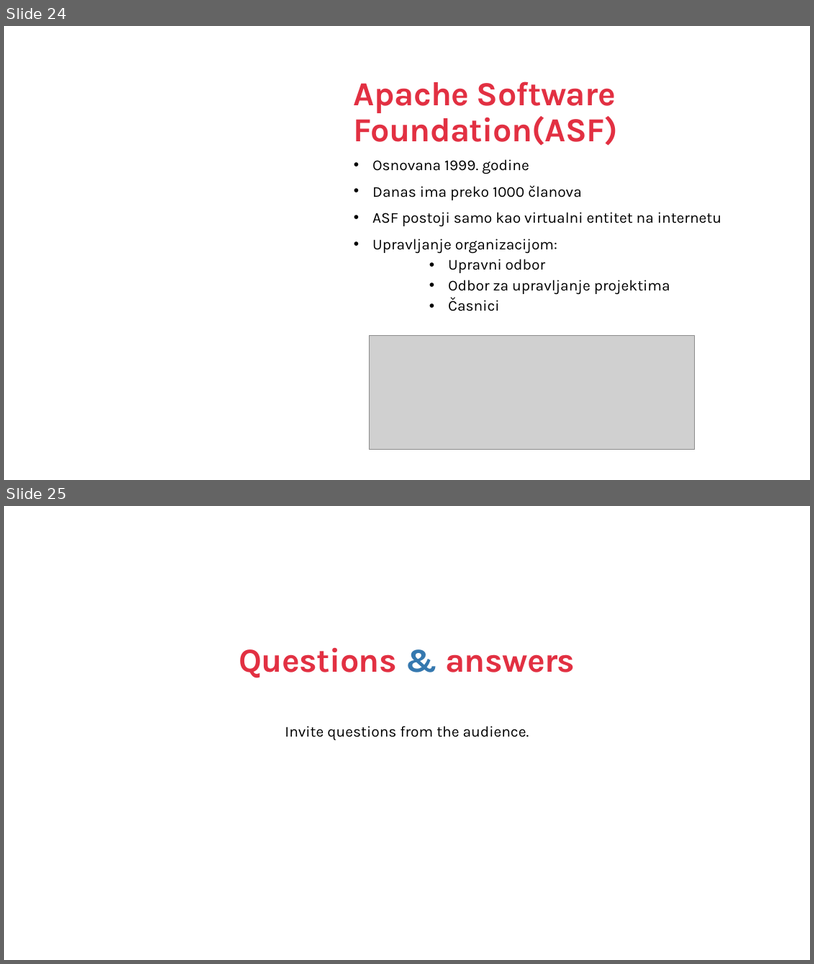
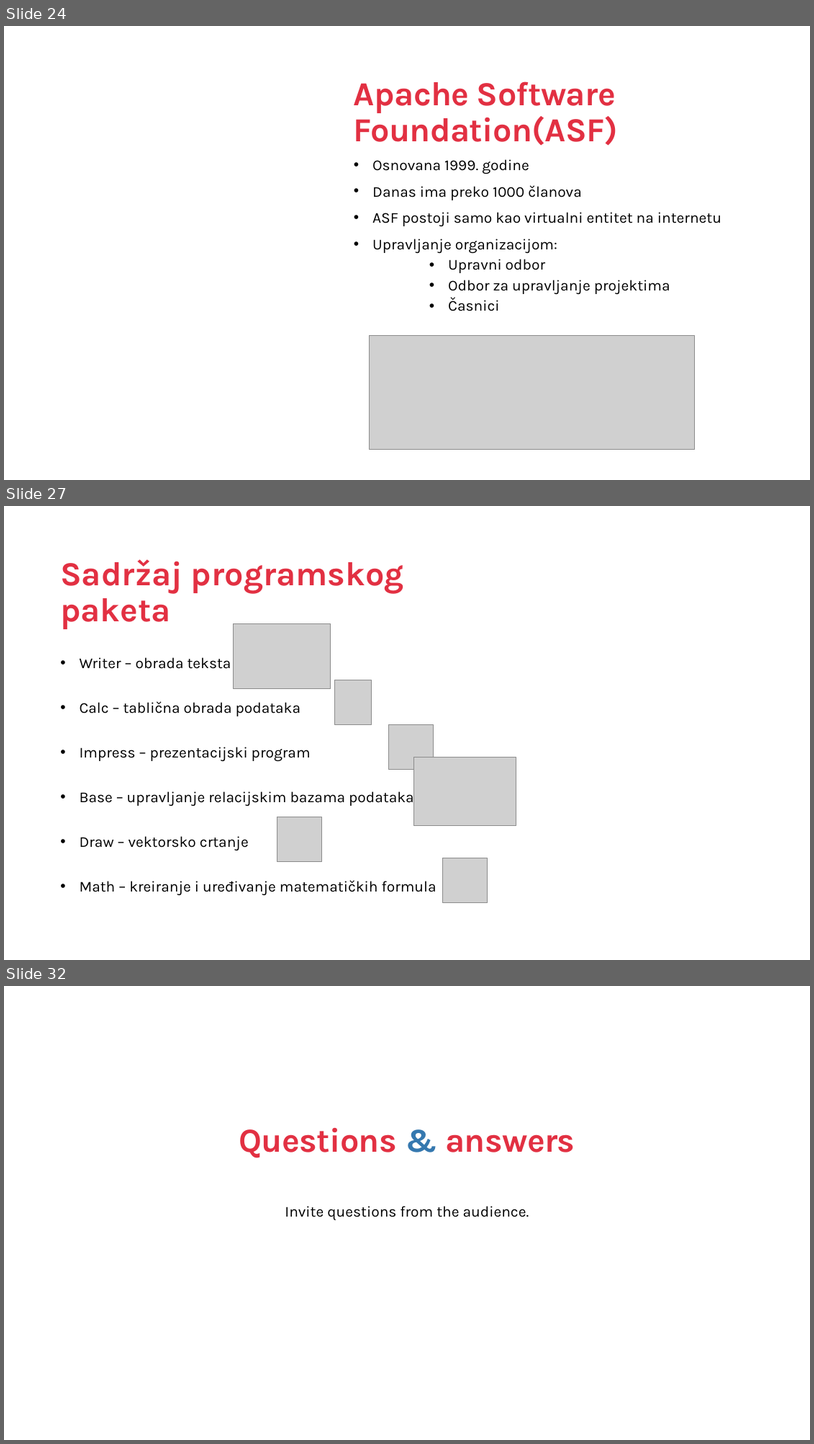
Before and after one commit to CvetkovskiIvor/ProgramskoInzenjerstvoSeminar, a slide deck: Open Source Prezentacija.pptx. Shown one above the other, each under a label of ours: slides 24 and 25 before the commit, slides 24, 27 and 32 after it; the slides between them are not shown. The pictures are 814x964 and 814x1444 pixels, drawn with LibreOffice and Linux fonts; fonts in the diff are those of the drawing; grey boxes stand for pictures; background and template pictures are left out. Boxes give left, top, right and bottom in pixels: in the first picture for what was removed or moved away, otherwise in the second. Text is boxed around its words. In the diff, an @@ line names an element or a change of style, - is before the commit and + after.

```diff
--- a/Open Source Prezentacija.pptx
+++ b/Open Source Prezentacija.pptx
@@ slide 27 added at [4,506,810,960], background #FFFFFF @@
@@ title added at [60,559,404,629], 40 pt, text #E23042, bold @@
+Sadržaj programskog paketa
@@ picture added at [233,623,331,688] @@
@@ text added at [80,657,437,895], 18 pt, text #000000 @@
+• Writer – obrada teksta
+• Calc – tablična obrada podataka
+• Impress – prezentacijski program
+• Base – upravljanje relacijskim bazama podataka
+• Draw – vektorsko crtanje
+• Math – kreiranje i uređivanje matematičkih formula
@@ picture added at [335,680,372,724] @@
@@ picture added at [389,724,434,769] @@
@@ picture added at [414,757,517,826] @@
@@ picture added at [278,817,322,861] @@
@@ picture added at [443,858,487,902] @@
@@ what was slide 25 is now slide 32 @@
```
Also in this commit, not shown: 1 slide changed, 6 other slides added.
